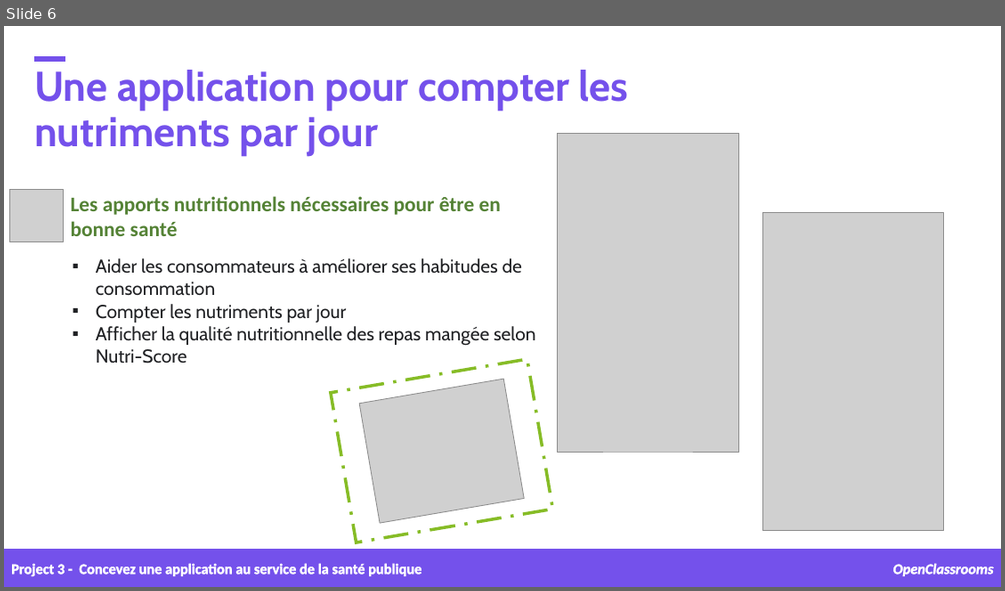
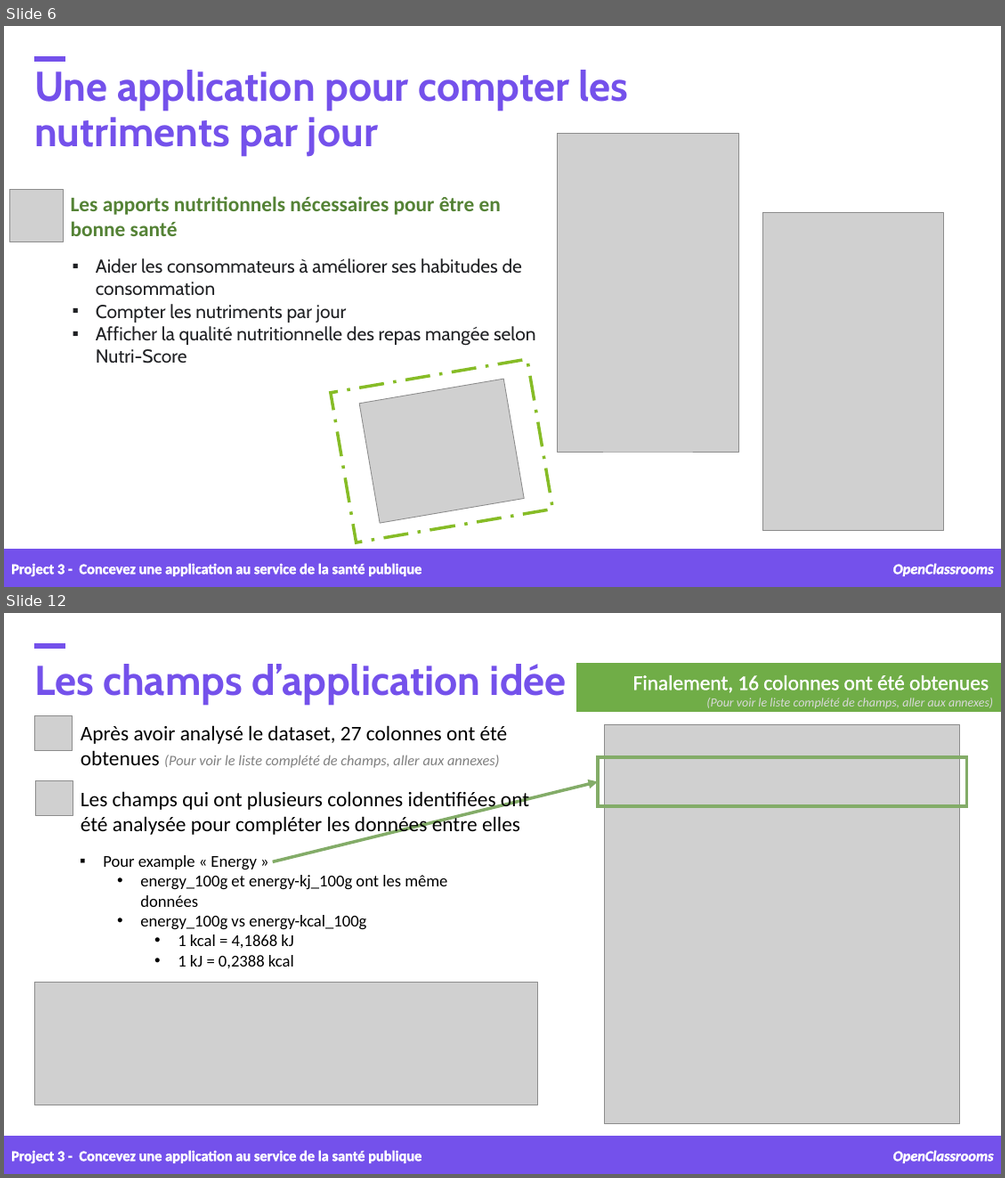
Before and after one commit to samirhinojosa/OC-P3-design-application-public-health, a slide deck: supports/P3_02_presentation.pptx. Shown one above the other, each under a label of ours: slide 6 before the commit, slides 6 and 12 after it; the slides between them are not shown. The pictures are 1005x591 and 1005x1178 pixels, drawn with LibreOffice and Linux fonts; fonts in the diff are those of the drawing; grey boxes stand for pictures; background and template pictures are left out. Boxes give left, top, right and bottom in pixels: in the first picture for what was removed or moved away, otherwise in the second. Text is boxed around its words. In the diff, an @@ line names an element or a change of style, - is before the commit and + after.

```diff
--- a/supports/P3_02_presentation.pptx
+++ b/supports/P3_02_presentation.pptx
@@ slide 12 added at bbox=[4, 613, 1001, 1174], background picture (left out) @@
@@ text added at bbox=[34, 664, 566, 705], 40 pt, text #7451EB, bold @@
+Les champs d’application idée
@@ rectangle added at bbox=[34, 643, 65, 648], fill #7451EB, outline #7451EB 1 pt @@
@@ rectangle added at bbox=[577, 663, 1001, 712], fill #70AD47, outline #70AD47 1 pt @@
@@ text added at bbox=[633, 675, 993, 708], 12 pt, text #D9D9D9, italic @@
+Finalement, 16 colonnes ont été obtenues
+(Pour voir le liste complété de champs, aller aux annexes)
@@ picture added at bbox=[34, 715, 72, 751] @@
@@ text added at bbox=[81, 725, 508, 768], 20 pt, text #000000 @@
+Après avoir analysé le dataset, 27 colonnes ont été obtenues (Pour voir le liste complété de champs, aller aux annexes)
@@ picture added at bbox=[605, 724, 960, 1124] @@
@@ rectangle added at bbox=[598, 757, 966, 807], outline #83AC68 3 pt @@
@@ picture added at bbox=[35, 780, 73, 816] @@
@@ text added at bbox=[81, 791, 529, 836], 20 pt, text #000000 @@
+Les champs qui ont plusieurs colonnes identifiées ont été analysée pour compléter les données entre elles
@@ arrow added from (273, 862) to (598, 782), #83AC68 3 pt @@
@@ text added at bbox=[103, 855, 447, 968], 16 pt, text #000000 @@
+▪ Pour example « Energy »
+  • energy_100g et energy-kj_100g ont les même données
+  • energy_100g vs energy-kcal_100g
+    • 1 kcal = 4,1868 kJ
+    • 1 kJ = 0,2388 kcal
@@ picture added at bbox=[34, 981, 537, 1105] @@
@@ rectangle added at bbox=[4, 1136, 1001, 1174], fill #7451EB, outline #7451EB 1 pt @@
@@ text added at bbox=[11, 1150, 421, 1163], 14 pt, text #FFFFFF, bold @@
+Project 3 - Concevez une application au service de la santé publique
@@ text added at bbox=[893, 1150, 994, 1163], 14 pt, text #FFFFFF, bold, italic @@
+OpenClassrooms
```
Also in this commit, not shown: 4 slides changed, 17 other slides added, 1 slide removed, 3 other files.
